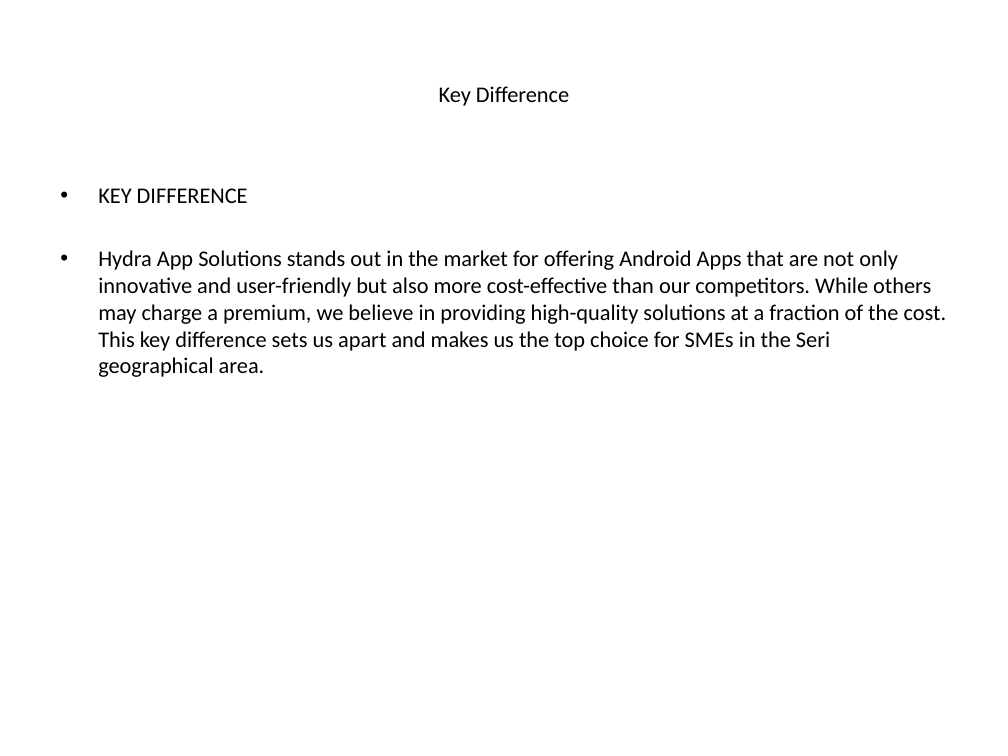
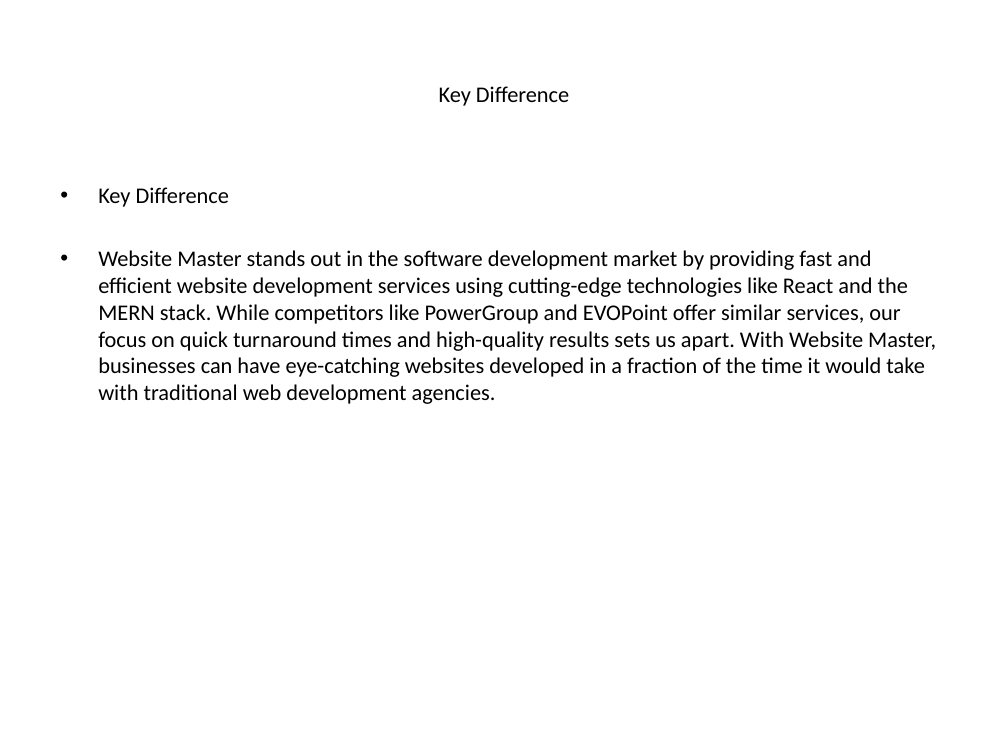
Before and after one commit to luhouyang/cantimagine, a slide deck: slide 5 of generated_ppt/_presentation.pptx. Drawn at 1008x756 pixels with LibreOffice and Linux fonts; fonts in the diff are those of the drawing. Boxes give left, top, right and bottom in pixels: in the first picture for what was removed or moved away, otherwise in the second. Text is boxed around its words. In the diff, an @@ line names an element or a change of style, - is before the commit and + after.

```diff
--- a/generated_ppt/_presentation.pptx
+++ b/generated_ppt/_presentation.pptx
@@ text at [98,187,936,404]: text changed @@
-• KEY DIFFERENCE
-• Hydra App Solutions stands out in the market for offering Android Apps that are not only innovative and user-friendly but also more cost-effective than our competitors. While others may charge a premium, we believe in providing high-quality solutions at a fraction of the cost. This key difference sets us apart and makes us the top choice for SMEs in the Seri geographical area.
+• Key Difference
+• Website Master stands out in the software development market by providing fast and efficient website development services using cutting-edge technologies like React and the MERN stack. While competitors like PowerGroup and EVOPoint offer similar services, our focus on quick turnaround times and high-quality results sets us apart. With Website Master, businesses can have eye-catching websites developed in a fraction of the time it would take with traditional web development agencies.
```
Also in this commit, not shown: 4 other slides changed, 1 other file.
